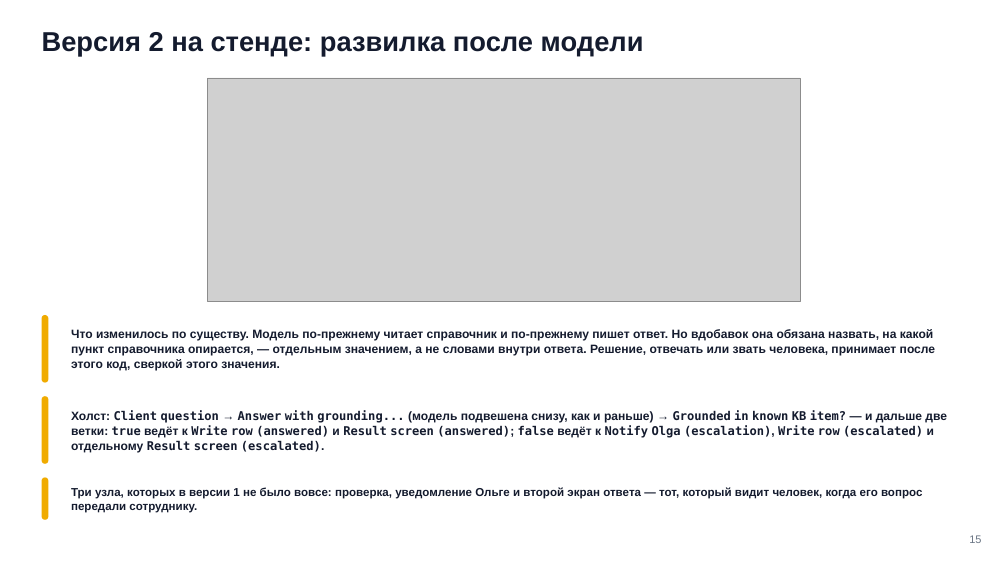
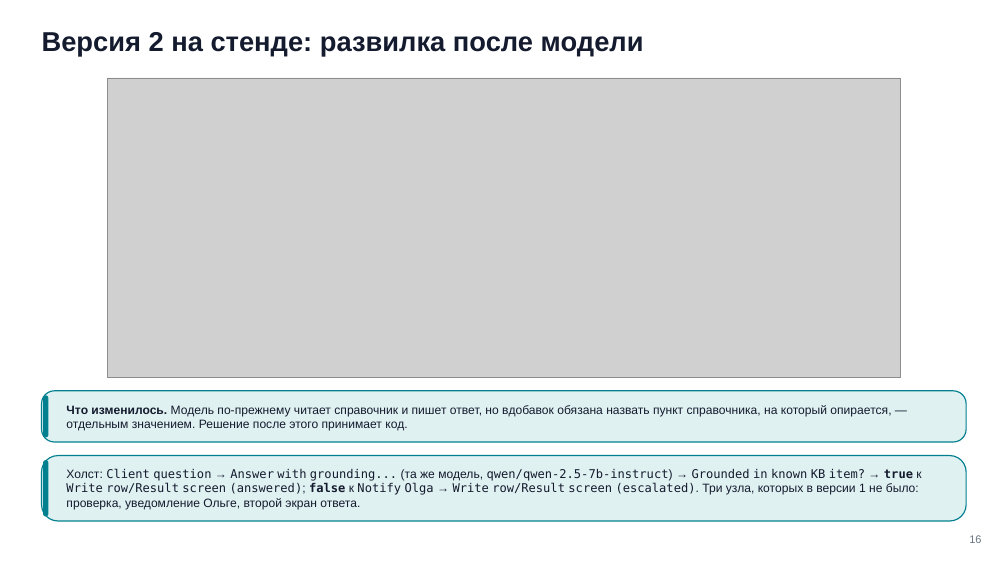
Before and after one commit to tellina-study/AI-usage-lessons, a slide deck: slide 16 of library/seminars/sem-09/rendered/sem-09.pptx (slide 15 before the commit). Drawn at 1008x567 pixels with LibreOffice and Linux fonts; fonts in the diff are those of the drawing; grey boxes stand for pictures. Boxes give left, top, right and bottom in pixels: in the first picture for what was removed or moved away, otherwise in the second. Text is boxed around its words. In the diff, an @@ line names an element or a change of style, - is before the commit and + after.

```diff
--- a/library/seminars/sem-09/rendered/sem-09.pptx
+++ b/library/seminars/sem-09/rendered/sem-09.pptx
@@ picture: place and size @@
-picture at (208,78,801,301)
+picture at (107,78,901,377)
@@ rounded rectangle removed at (42,315,48,383) @@
@@ rounded rectangle added at (42,391,966,442), fill #E0F1F2, outline #028090 1.1 pt @@
@@ rounded rectangle at (43,395,48,438): fill #F0AB00 to #028090 @@
@@ rounded rectangle: place and size @@
-rounded rectangle at (42,396,48,464)
+rounded rectangle at (43,395,48,438)
@@ text at (66,405,891,430): text changed; bold off @@
-Что изменилось по существу. Модель по-прежнему читает справочник и по-прежнему пишет ответ. Но вдобавок она обязана назвать, на какой пункт справочника опирается, — отдельным значением, а не словами внутри ответа. Решение, отвечать или звать человека, принимает после этого код, сверкой этого значения.
+Что изменилось. Модель по-прежнему читает справочник и пишет ответ, но вдобавок обязана назвать пункт справочника, на который опирается, — отдельным значением. Решение после этого принимает код.
@@ text removed at (71,410,947,452) @@
-Холст: Client question → Answer with grounding... (модель подвешена снизу, как и раньше) → Grounded in known KB item? — и дальше две ветки: true ведёт к Write row (answered) и Result screen (answered); false ведёт к Notify Olga (escalation), Write row (escalated) и отдельному Result screen (escalated).
@@ rounded rectangle added at (42,456,966,522), fill #E0F1F2, outline #028090 1.1 pt @@
@@ rounded rectangle: place and size @@
-rounded rectangle at (42,477,48,520)
+rounded rectangle at (43,461,48,517)
@@ rounded rectangle at (43,461,48,517): fill #F0AB00 to #028090 @@
@@ text at (66,469,921,509): text changed; size 11 to 11.5 pt; font Arial to DejaVu Sans Mono; bold off @@
-Три узла, которых в версии 1 не было вовсе: проверка, уведомление Ольге и второй экран ответа — тот, который видит человек, когда его вопрос передали сотруднику.
+Холст: Client question → Answer with grounding... (та же модель, qwen/qwen-2.5-7b-instruct) → Grounded in known KB item? → true к Write row/Result screen (answered); false к Notify Olga → Write row/Result screen (escalated). Три узла, которых в версии 1 не было: проверка, уведомление Ольге, второй экран ответа.
```
Also in this commit, not shown: 60 other slides changed, 32 slides added, 24 slides removed, 1 other file.
